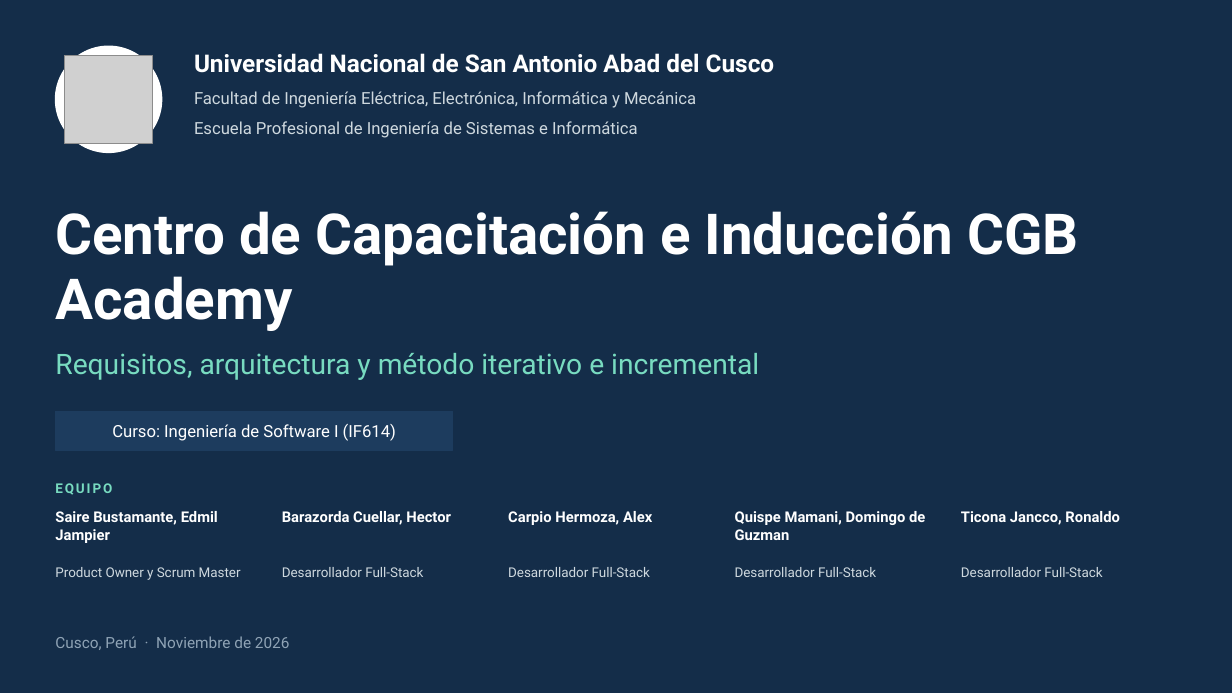
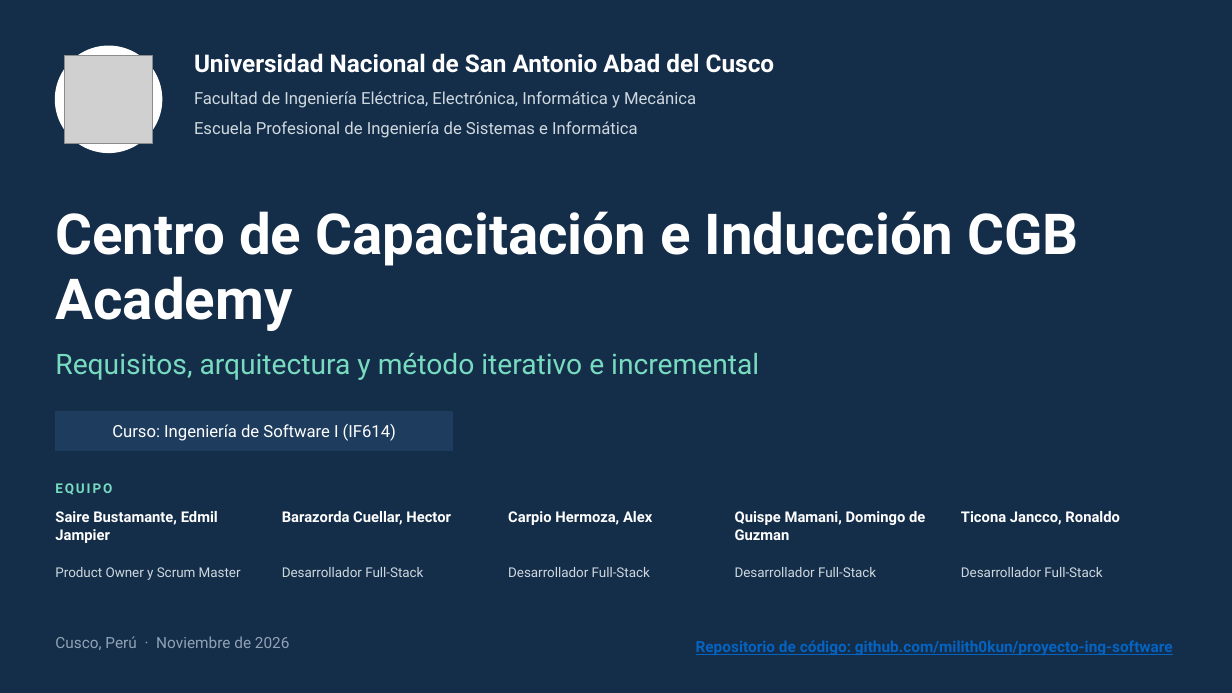
Before and after one commit to milith0kun/proyecto-ing-software, a slide deck: slide 1 of Diapos/Presentacion-CGB-Academy.pptx. Drawn at 1232x693 pixels with LibreOffice and Linux fonts; fonts in the diff are those of the drawing; grey boxes stand for pictures. Boxes give left, top, right and bottom in pixels: in the first picture for what was removed or moved away, otherwise in the second. Text is boxed around its words. In the diff, an @@ line names an element or a change of style, - is before the commit and + after.

Commit message:
docs(presentacion): agrega el enlace del repositorio de código en la portada y el cierre (CGB-78)

```diff
--- a/Diapos/Presentacion-CGB-Academy.pptx
+++ b/Diapos/Presentacion-CGB-Academy.pptx
@@ text added at box(696, 640, 1173, 655), 12 pt, text #0563C1, bold, underline @@
+Repositorio de código: github.com/milith0kun/proyecto-ing-software
```
Also in this commit, not shown: 1 other slide changed.
